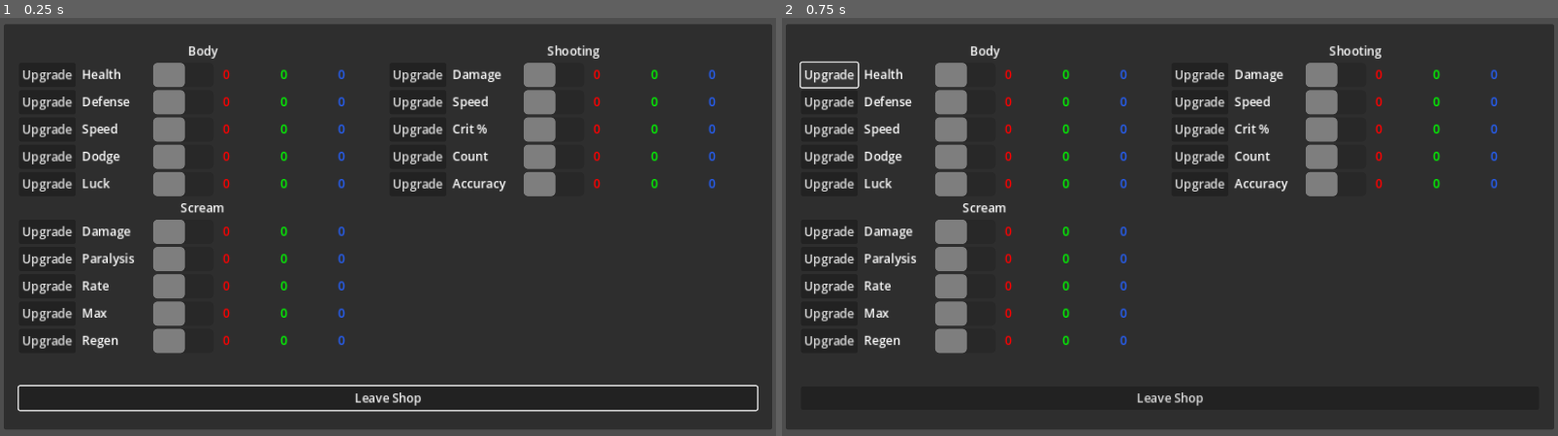
Above: before the commit, frames 1-2 (left to right).
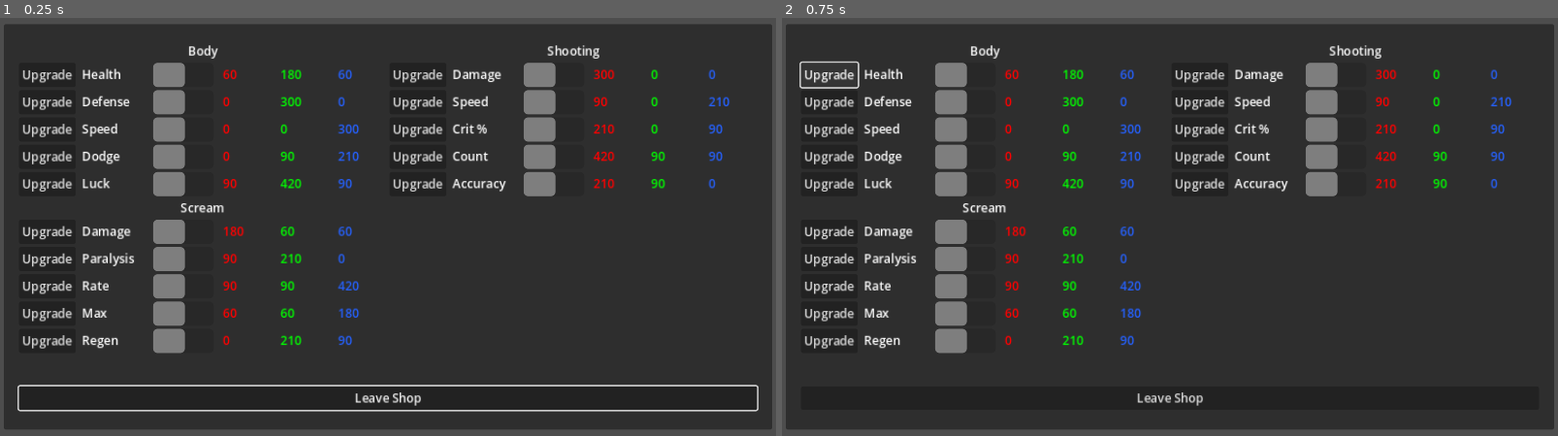
Above: after the commit, the same moments.

Repository: Zereijin/GGJ2023
Game: Godot game, scene res://shop/shop_panel.tscn
The game is run twice, just before and just after one commit, with the same random seed, the same clock (stepped at 60 frames per second) and the same inputs. This scene is started directly instead of the project's main scene.
Inputs:
- Up to frame 1 (0.25 s): no input
- Up to frame 2 (0.75 s): click "Upgrade" at 0.5 s

The runs differ from the first frame. In frame 1, 1.1% of the frame differs, in the area x 28-94%, y 12-79%; in frame 2, 1.1%.

Commit message:
Set upgrade costs

Diff:
--- a/shop/shop_panel.tscn
+++ b/shop/shop_panel.tscn
@@ -56,6 +56,9 @@
 focus_neighbor_top = NodePath(".")
 stat_name = "Health"
 stat_level = 5
+upgrade_cost_r = Array[int]([10, 20, 30, 40, 50, 60, 70, 80, 90, 100])
+upgrade_cost_g = Array[int]([30, 60, 90, 120, 150, 180, 210, 240, 270, 300])
+upgrade_cost_b = Array[int]([10, 20, 30, 40, 50, 60, 70, 80, 90, 100])
 
 [node name="UpgradeButton" parent="PanelContainer/MarginContainer/VBoxContainer/GridContainer/BodyVBoxContainer/HealthStatContainer" index="0"]
 focus_neighbor_top = NodePath("../../../../CloseButtonMarginContainer/CloseButton")
@@ -64,21 +67,28 @@
 layout_mode = 2
 stat_name = "Defense"
 stat_level = 5
+upgrade_cost_g = Array[int]([50, 100, 150, 200, 250, 300, 350, 400, 450, 500])
 
 [node name="MovementSpeedStatContainer" parent="PanelContainer/MarginContainer/VBoxContainer/GridContainer/BodyVBoxContainer" instance=ExtResource("1_gf714")]
 layout_mode = 2
 stat_name = "Speed"
 stat_level = 5
+upgrade_cost_b = Array[int]([50, 100, 150, 200, 250, 300, 350, 400, 450, 500])
 
 [node name="DodgeStatContainer" parent="PanelContainer/MarginContainer/VBoxContainer/GridContainer/BodyVBoxContainer" instance=ExtResource("1_gf714")]
 layout_mode = 2
 stat_name = "Dodge"
 stat_level = 5
+upgrade_cost_g = Array[int]([15, 30, 45, 60, 75, 90, 105, 120, 135, 150])
+upgrade_cost_b = Array[int]([35, 70, 105, 140, 175, 210, 245, 280, 315, 350])
 
 [node name="LuckStatContainer" parent="PanelContainer/MarginContainer/VBoxContainer/GridContainer/BodyVBoxContainer" instance=ExtResource("1_gf714")]
 layout_mode = 2
 stat_name = "Luck"
 stat_level = 5
+upgrade_cost_r = Array[int]([15, 30, 45, 60, 75, 90, 105, 120, 135, 150])
+upgrade_cost_g = Array[int]([70, 140, 210, 280, 350, 420, 490, 560, 630, 700])
+upgrade_cost_b = Array[int]([15, 30, 45, 60, 75, 90, 105, 120, 135, 150])
 
 [node name="GunVBoxContainer" type="VBoxContainer" parent="PanelContainer/MarginContainer/VBoxContainer/GridContainer"]
 layout_mode = 2
@@ -92,6 +102,7 @@
 layout_mode = 2
 stat_name = "Damage"
 stat_level = 5
+upgrade_cost_r = Array[int]([50, 100, 150, 200, 250, 300, 350, 400, 450, 500])
 
 [node name="UpgradeButton" parent="PanelContainer/MarginContainer/VBoxContainer/GridContainer/GunVBoxContainer/ProjectileDamageStatContainer" index="0"]
 focus_neighbor_top = NodePath("../../../../CloseButtonMarginContainer/CloseButton")
@@ -100,21 +111,30 @@
 layout_mode = 2
 stat_name = "Speed"
 stat_level = 5
+upgrade_cost_r = Array[int]([15, 30, 45, 60, 75, 90, 105, 120, 135, 150])
+upgrade_cost_b = Array[int]([35, 70, 105, 140, 175, 210, 245, 280, 315, 350])
 
 [node name="CritStatContainer" parent="PanelContainer/MarginContainer/VBoxContainer/GridContainer/GunVBoxContainer" instance=ExtResource("1_gf714")]
 layout_mode = 2
 stat_name = "Crit %"
 stat_level = 5
+upgrade_cost_r = Array[int]([35, 70, 105, 140, 175, 210, 245, 280, 315, 350])
+upgrade_cost_b = Array[int]([15, 30, 45, 60, 75, 90, 105, 120, 135, 150])
 
 [node name="ProjectileCountStatContainer" parent="PanelContainer/MarginContainer/VBoxContainer/GridContainer/GunVBoxContainer" instance=ExtResource("1_gf714")]
 layout_mode = 2
 stat_name = "Count"
 stat_level = 5
+upgrade_cost_r = Array[int]([70, 140, 210, 280, 350, 420, 490, 560, 630, 700])
+upgrade_cost_g = Array[int]([15, 30, 45, 60, 75, 90, 105, 120, 135, 150])
+upgrade_cost_b = Array[int]([15, 30, 45, 60, 75, 90, 105, 120, 135, 150])
 
 [node name="AccuracyStatContainer" parent="PanelContainer/MarginContainer/VBoxContainer/GridContainer/GunVBoxContainer" instance=ExtResource("1_gf714")]
 layout_mode = 2
 stat_name = "Accuracy"
 stat_level = 5
+upgrade_cost_r = Array[int]([35, 70, 105, 140, 175, 210, 245, 280, 315, 350])
+upgrade_cost_g = Array[int]([15, 30, 45, 60, 75, 90, 105, 120, 135, 150])
 
 [node name="ScreamVBoxContainer" type="VBoxContainer" parent="PanelContainer/MarginContainer/VBoxContainer/GridContainer"]
 layout_mode = 2
@@ -128,26 +148,39 @@
 layout_mode = 2
 stat_name = "Damage"
 stat_level = 5
+upgrade_cost_r = Array[int]([30, 60, 90, 120, 150, 180, 210, 240, 270, 300])
+upgrade_cost_g = Array[int]([10, 20, 30, 40, 50, 60, 70, 80, 90, 100])
+upgrade_cost_b = Array[int]([10, 20, 30, 40, 50, 60, 70, 80, 90, 100])
 
 [node name="ParalysisDurationStatContainer" parent="PanelContainer/MarginContainer/VBoxContainer/GridContainer/ScreamVBoxContainer" instance=ExtResource("1_gf714")]
 layout_mode = 2
 stat_name = "Paralysis"
 stat_level = 5
+upgrade_cost_r = Array[int]([15, 30, 45, 60, 75, 90, 105, 120, 135, 150])
+upgrade_cost_g = Array[int]([35, 70, 105, 140, 175, 210, 245, 280, 315, 350])
 
 [node name="ChargeSpeedStatContainer" parent="PanelContainer/MarginContainer/VBoxContainer/GridContainer/ScreamVBoxContainer" instance=ExtResource("1_gf714")]
 layout_mode = 2
 stat_name = "Rate"
 stat_level = 5
+upgrade_cost_r = Array[int]([15, 30, 45, 60, 75, 90, 105, 120, 135, 150])
+upgrade_cost_g = Array[int]([15, 30, 45, 60, 75, 90, 105, 120, 135, 150])
+upgrade_cost_b = Array[int]([70, 140, 210, 280, 350, 420, 490, 560, 630, 700])
 
 [node name="ChargeMaxStatContainer" parent="PanelContainer/MarginContainer/VBoxContainer/GridContainer/ScreamVBoxContainer" instance=ExtResource("1_gf714")]
 layout_mode = 2
 stat_name = "Max"
 stat_level = 5
+upgrade_cost_r = Array[int]([10, 20, 30, 40, 50, 60, 70, 80, 90, 100])
+upgrade_cost_g = Array[int]([10, 20, 30, 40, 50, 60, 70, 80, 90, 100])
+upgrade_cost_b = Array[int]([30, 60, 90, 120, 150, 180, 210, 240, 270, 300])
 
 [node name="HealthRegenStatContainer" parent="PanelContainer/MarginContainer/VBoxContainer/GridContainer/ScreamVBoxContainer" instance=ExtResource("1_gf714")]
 layout_mode = 2
 stat_name = "Regen"
 stat_level = 5
+upgrade_cost_g = Array[int]([35, 70, 105, 140, 175, 210, 245, 280, 315, 350])
+upgrade_cost_b = Array[int]([15, 30, 45, 60, 75, 90, 105, 120, 135, 150])
 
 [node name="CloseButtonMarginContainer" type="MarginContainer" parent="PanelContainer/MarginContainer/VBoxContainer"]
 layout_mode = 2
